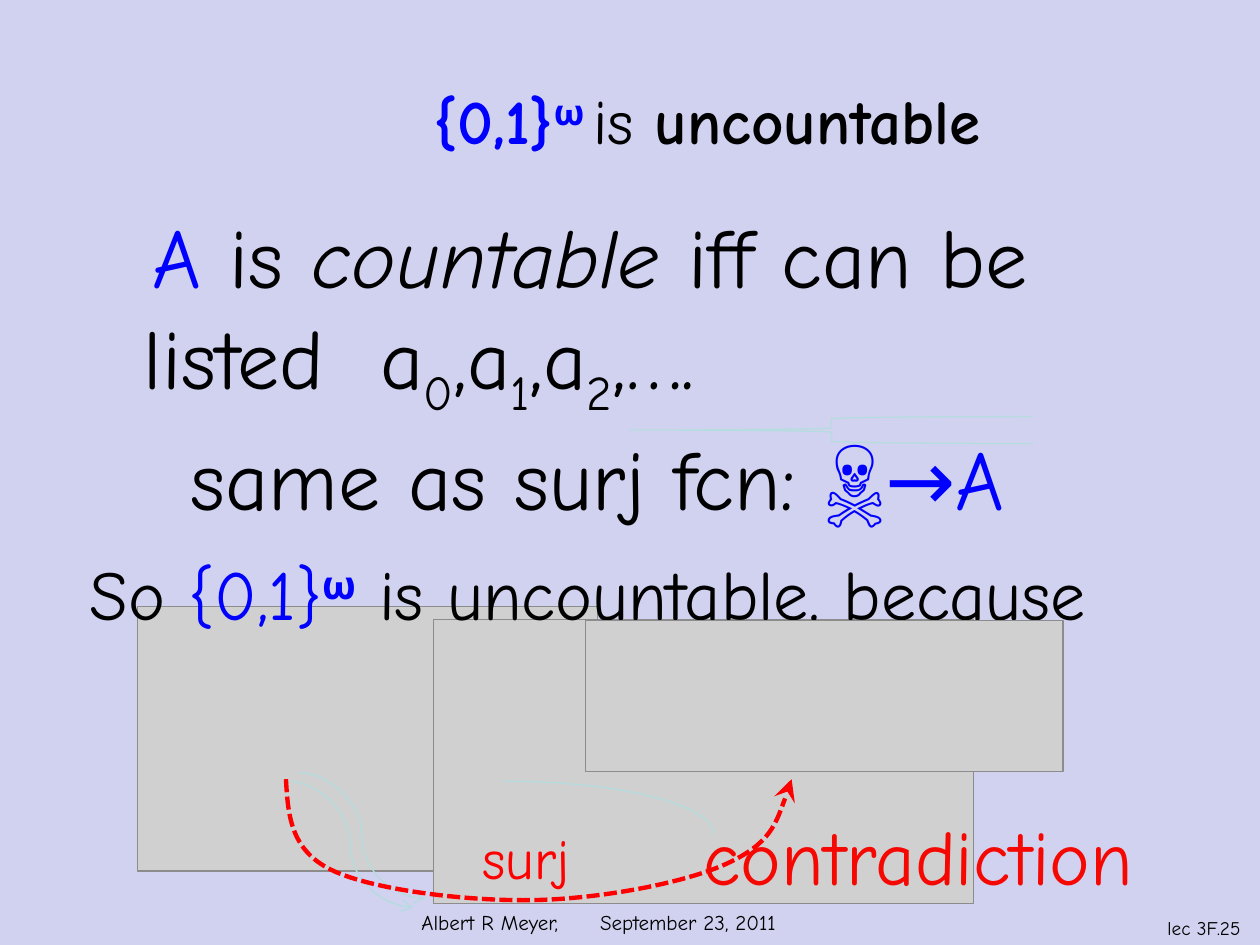
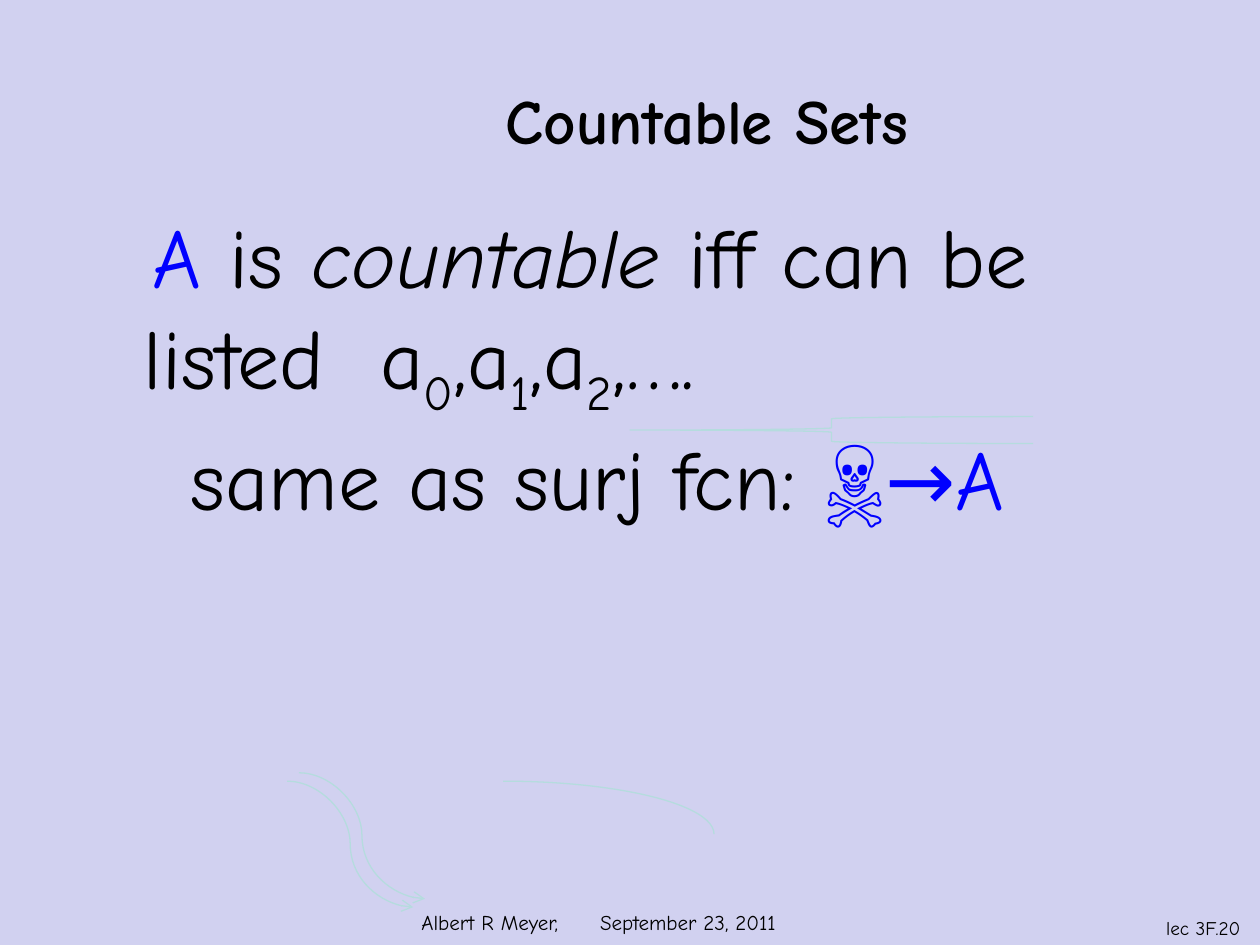
Before and after one commit to armeyer/mcs_web, a slide deck: slide 20 of fall11/slidesF11/slides3f.pptx (slide 25 before the commit). Drawn at 1260x945 pixels with LibreOffice and Linux fonts; fonts in the diff are those of the drawing; grey boxes stand for pictures; background and template pictures are left out. Boxes give left, top, right and bottom in pixels: in the first picture for what was removed or moved away, otherwise in the second. Text is boxed around its words. In the diff, an @@ line names an element or a change of style, - is before the commit and + after.

Commit message:
slides3f 4m

```diff
--- a/fall11/slidesF11/slides3f.pptx
+++ b/fall11/slidesF11/slides3f.pptx
@@ title at [506, 101, 908, 145]: text changed @@
-{0,1}ω is uncountable
+Countable Sets
@@ text removed at [90, 564, 1086, 642] @@
-So {0,1}ω is uncountable, because
@@ picture removed at [137, 606, 597, 871] @@
@@ picture removed at [433, 619, 973, 903] @@
@@ picture removed at [586, 621, 1063, 772] @@
@@ freeform shape removed at [286, 779, 791, 901] @@
@@ text removed at [704, 819, 1133, 904] @@
-contradiction
@@ text removed at [482, 841, 569, 898] @@
-surj
@@ page number at [1166, 922, 1241, 935]: text changed @@
-lec 3F.25
+lec 3F.20
```
Also in this commit, not shown: 6 other slides changed, 2 slides added, 7 slides removed, 1 other file.
